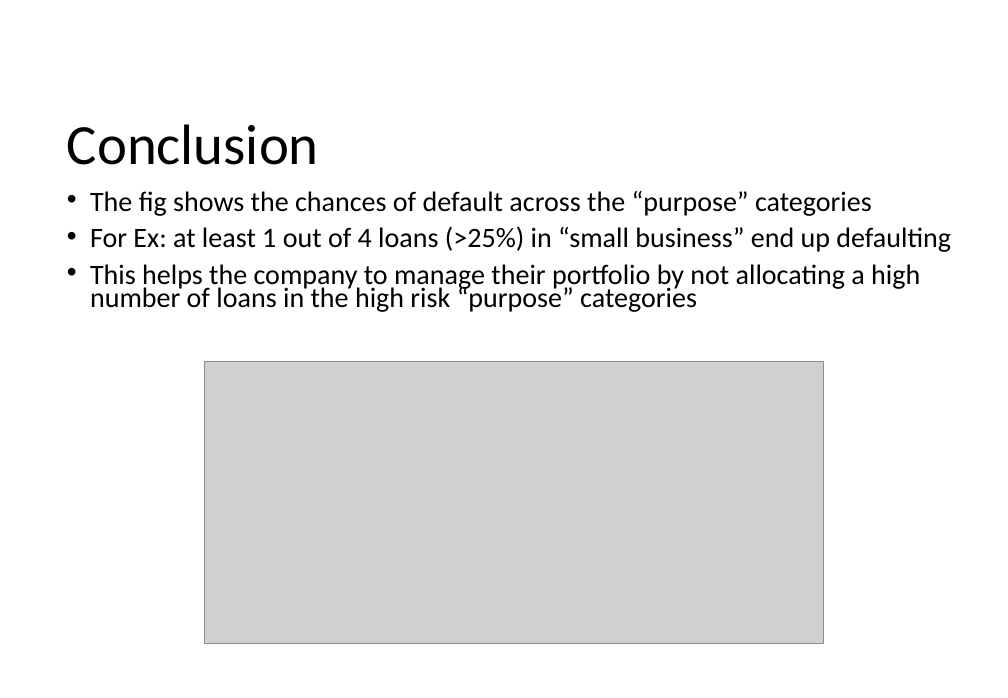
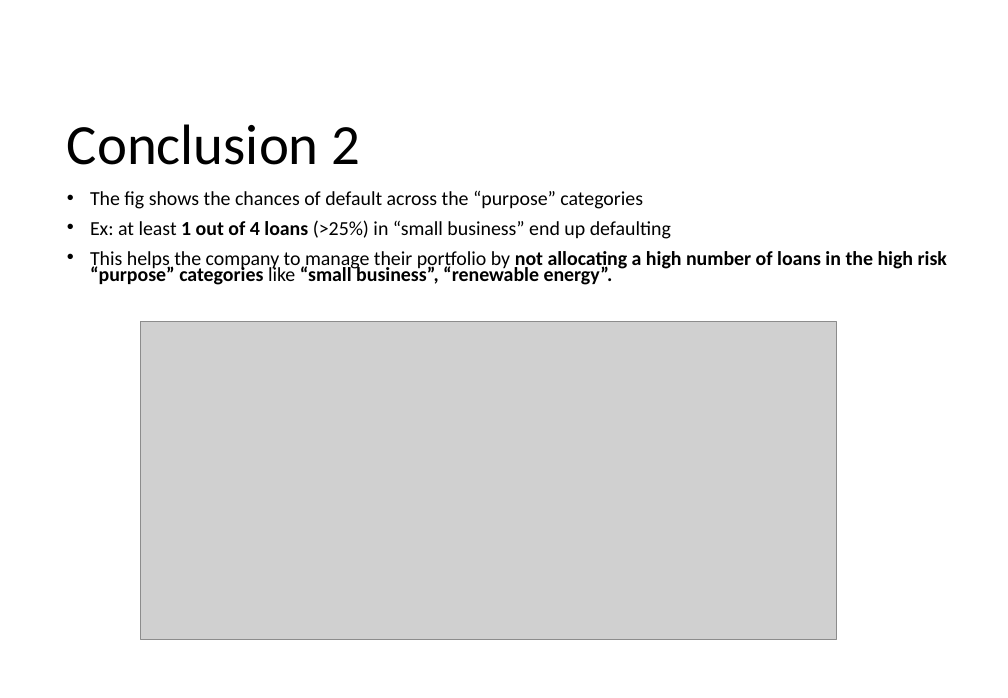
Before and after one commit to krishnajiraoh/upGrad_lending_club_case_study, a slide deck: slide 2 of Insights.pptx (slide 5 before the commit). Drawn at 1008x698 pixels with LibreOffice and Linux fonts; fonts in the diff are those of the drawing; grey boxes stand for pictures. Boxes give left, top, right and bottom in pixels: in the first picture for what was removed or moved away, otherwise in the second. Text is boxed around its words. In the diff, an @@ line names an element or a change of style, - is before the commit and + after.

```diff
--- a/Insights.pptx
+++ b/Insights.pptx
@@ title at (67, 124, 361, 165): text changed @@
-Conclusion
+Conclusion 2
@@ text at (90, 191, 643, 209): size 21.7 to 15.4 pt in "The fig shows the chances of default ..." @@
@@ text at (90, 220, 947, 285): text changed; size 21.7 to 15.4 pt; bold on @@
-• For Ex: at least 1 out of 4 loans (>25%) in “small business” end up defaulting
-• This helps the company to manage their portfolio by not allocating a high number of loans in the high risk “purpose” categories
+• Ex: at least 1 out of 4 loans (>25%) in “small business” end up defaulting
+• This helps the company to manage their portfolio by not allocating a high number of loans in the high risk “purpose” categories like “small business”, “renewable energy”.
@@ picture: place and size @@
-picture at (205, 361, 824, 643)
+picture at (141, 322, 836, 639)
```
Also in this commit, not shown: 4 other slides changed, 2 slides added, 3 slides removed.
